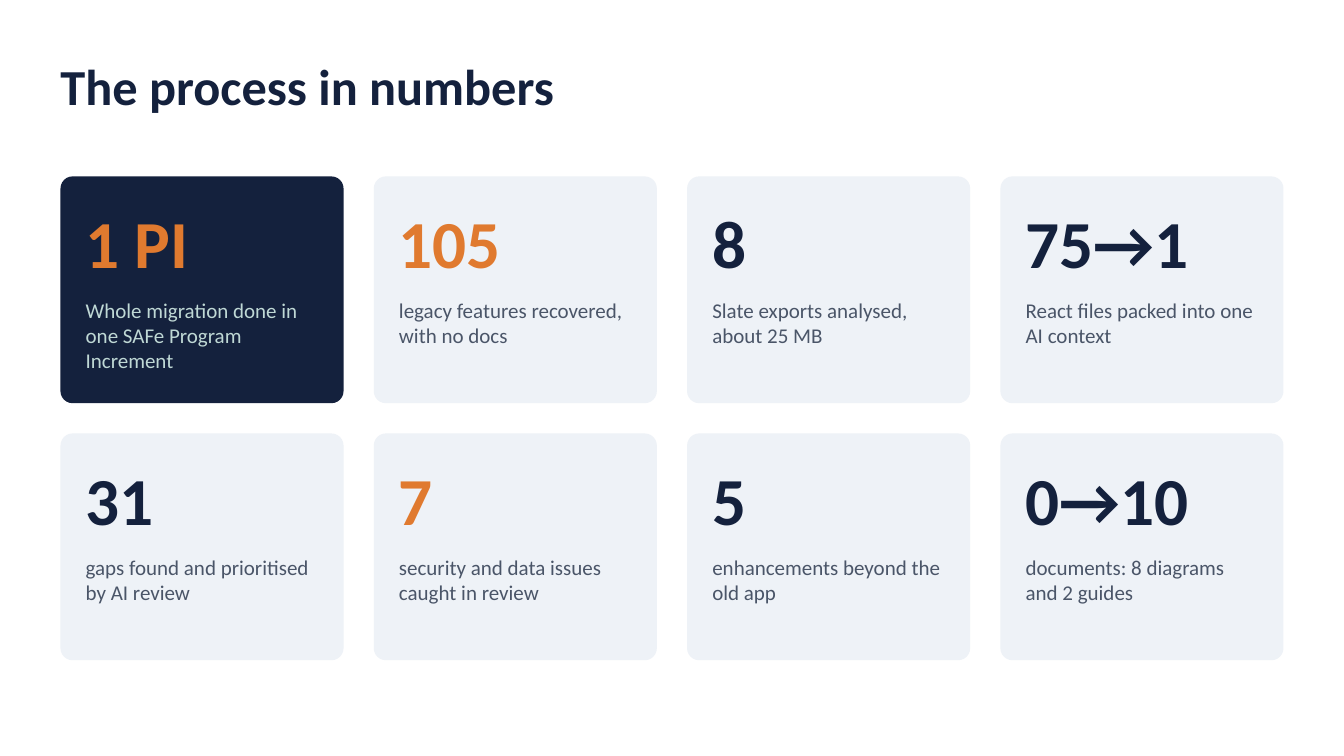
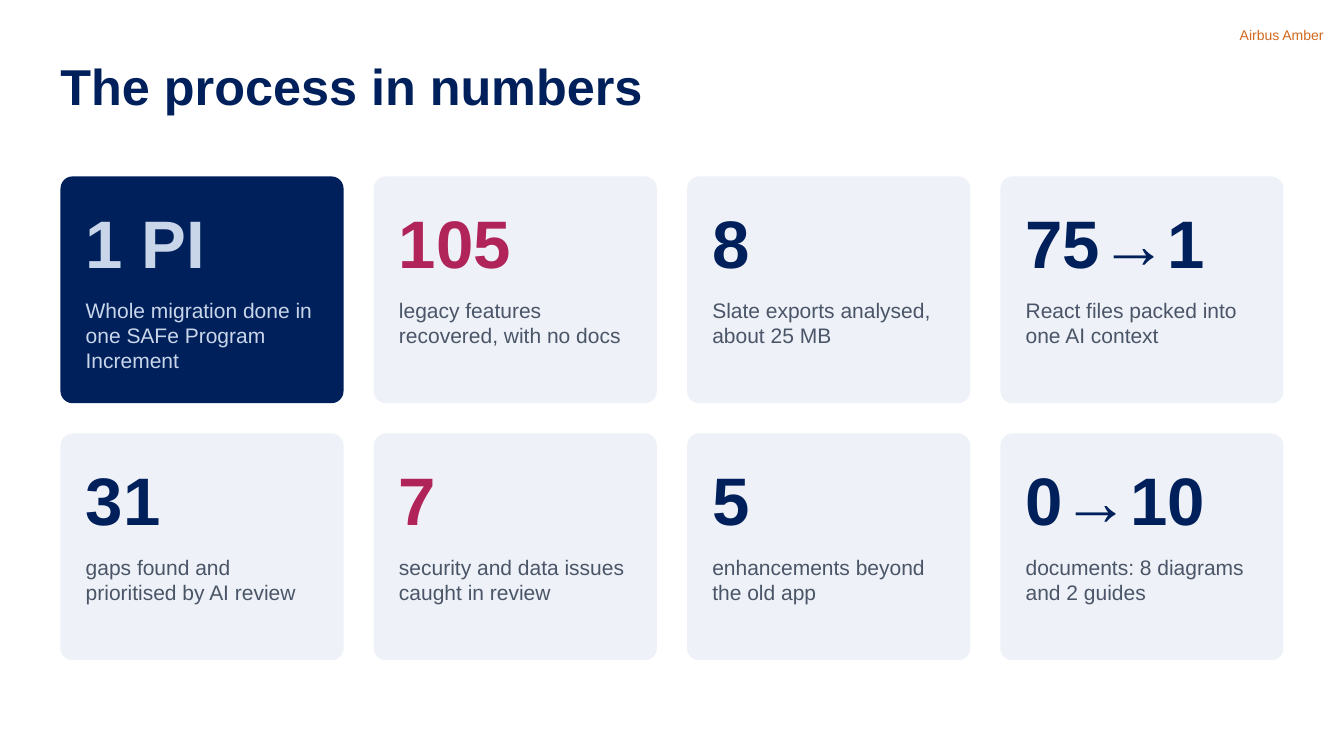
Before and after one commit to nithinram97/archify, a slide deck: slide 6 of erm-migration/docs/ERM-Migration-Jury-Pitch.pptx (slide 4 before the commit). Drawn at 1344x756 pixels with LibreOffice and Linux fonts; fonts in the diff are those of the drawing. Boxes give left, top, right and bottom in pixels: in the first picture for what was removed or moved away, otherwise in the second. Text is boxed around its words. In the diff, an @@ line names an element or a change of style, - is before the commit and + after.

```diff
--- a/erm-migration/docs/ERM-Migration-Jury-Pitch.pptx
+++ b/erm-migration/docs/ERM-Migration-Jury-Pitch.pptx
@@ text added at (x1=1240, y1=30, x2=1323, y2=40), 10 pt, text #D2691E @@
+Airbus Amber
@@ rounded rectangle at (x1=60, y1=176, x2=344, y2=403): fill #14213D to #00205B @@
@@ text "1 PI" at (x1=86, y1=221, x2=205, y2=268): font Calibri to Arial, text colour #E07A2F to #C9D6EA @@
@@ text "105" at (x1=399, y1=221, x2=511, y2=269): font Calibri to Arial, text colour #E07A2F to #B0245A @@
@@ text "Whole migration done in one ..." at (x1=86, y1=302, x2=312, y2=368): font Calibri to Arial, text colour #BFD8D5 to #C9D6EA @@
@@ fill #EEF2F7 to #EEF1F7 in 7 elements at (x1=374, y1=176, x2=657, y2=403), (x1=688, y1=176, x2=971, y2=403), (x1=1000, y1=176, x2=1284, y2=403), (x1=60, y1=434, x2=344, y2=660), (x1=374, y1=434, x2=657, y2=660), (x1=688, y1=434, x2=971, y2=660), (x1=1000, y1=434, x2=1284, y2=660) @@
@@ text "7" at (x1=399, y1=478, x2=436, y2=525): font Calibri to Arial, text colour #E07A2F to #B0245A @@
@@ font Calibri to Arial, text colour #14213D to #00205B in 6 elements at (x1=60, y1=68, x2=643, y2=115), (x1=712, y1=221, x2=749, y2=269), (x1=1026, y1=221, x2=1205, y2=269), (x1=86, y1=478, x2=161, y2=526), (x1=712, y1=478, x2=749, y2=526), (x1=1026, y1=478, x2=1205, y2=526) @@
@@ font Calibri to Arial in 7 elements at (x1=399, y1=303, x2=620, y2=346), (x1=712, y1=303, x2=931, y2=343), (x1=1026, y1=303, x2=1237, y2=343), (x1=86, y1=560, x2=296, y2=605), (x1=399, y1=560, x2=624, y2=605), (x1=712, y1=560, x2=925, y2=605), (x1=1026, y1=560, x2=1243, y2=605) @@
```
Also in this commit, not shown: 4 other slides changed, 4 slides added, 3 slides removed, 4 other files.
